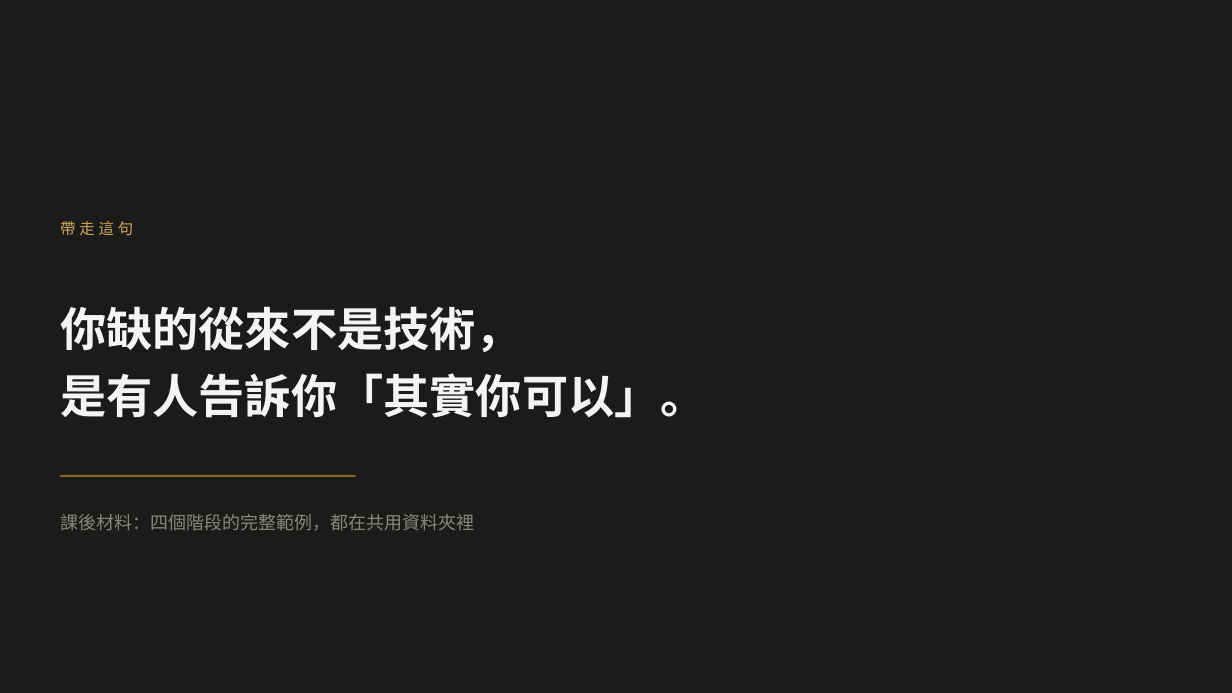
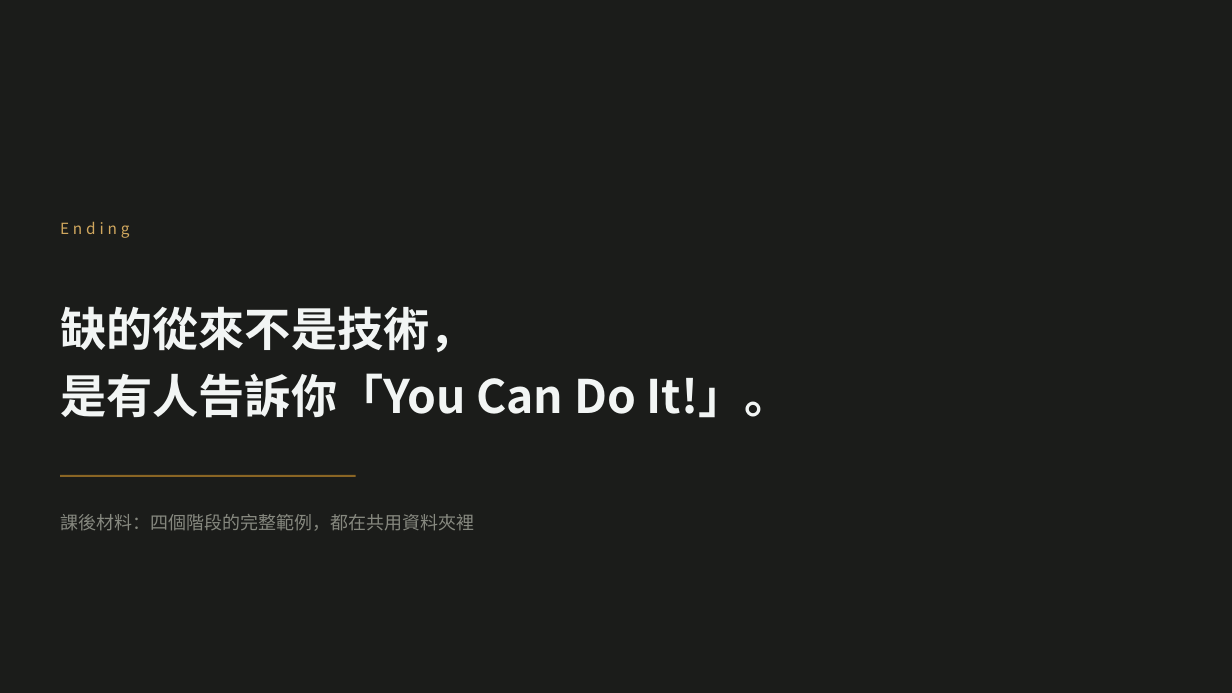
Before and after one commit to b39070566/architectureAiClass, a slide deck: slide 36 of slides/vibe-coding-workshop.pptx (slide 35 before the commit). Drawn at 1232x693 pixels with LibreOffice and Linux fonts; fonts in the diff are those of the drawing. Boxes give left, top, right and bottom in pixels: in the first picture for what was removed or moved away, otherwise in the second. Text is boxed around its words. In the diff, an @@ line names an element or a change of style, - is before the commit and + after.

```diff
--- a/slides/vibe-coding-workshop.pptx
+++ b/slides/vibe-coding-workshop.pptx
@@ text at [60,221,133,236]: text changed @@
-帶走這句
+Ending
@@ text at [60,306,790,418]: text changed @@
-你缺的從來不是技術，
-是有人告訴你「其實你可以」。
+缺的從來不是技術，
+是有人告訴你「You Can Do It!」。
```
Also in this commit, not shown: 17 other slides changed, 3 slides added, 2 slides removed, 6 other files.
